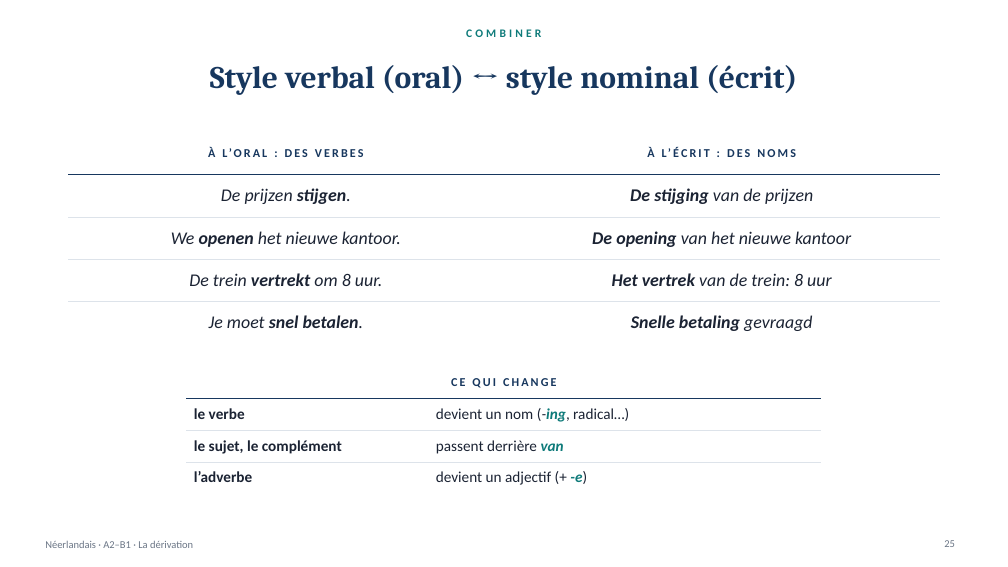
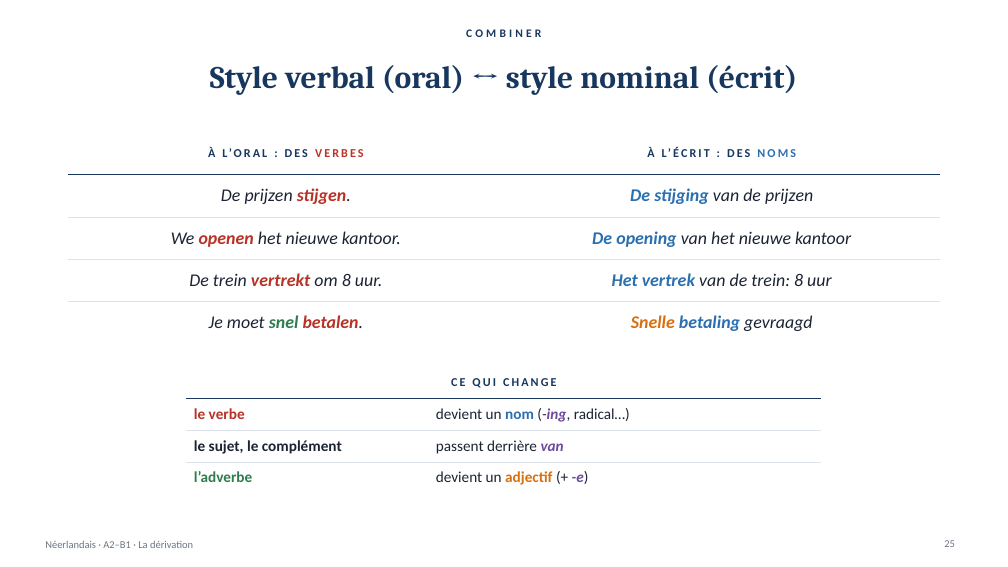
Before and after one commit to ajouniaux/talenleren, a slide deck: slide 25 of neerlandais1/powerpoints/Afleiding_La_derivation.pptx. Drawn at 1008x567 pixels with LibreOffice and Linux fonts; fonts in the diff are those of the drawing. Boxes give left, top, right and bottom in pixels: in the first picture for what was removed or moved away, otherwise in the second. Text is boxed around its words. In the diff, an @@ line names an element or a change of style, - is before the commit and + after.

```diff
--- a/neerlandais1/powerpoints/Afleiding_La_derivation.pptx
+++ b/neerlandais1/powerpoints/Afleiding_La_derivation.pptx
@@ text "COMBINER" at (x1=466, y1=29, x2=541, y2=37): text colour #0F7B7A to #17375E @@
@@ table at (x1=68, y1=132, x2=939, y2=335) @@
@@ text colour #17375E to #B83227 in "VERBES" @@
@@ text colour #17375E to #2A6FB0 in "NOMS" @@
@@ text colour #1B2333 to #B83227 in "stijgen.", "openen", "vertrekt", "betalen." @@
@@ text colour #1B2333 to #2A6FB0 in "De stijging", "De opening", "Het vertrek", "betaling" @@
@@ text colour #1B2333 to #2E7D4F in "snel" @@
@@ text colour #1B2333 to #D9700F in "Snelle" @@
@@ table at (x1=186, y1=367, x2=821, y2=489) @@
@@ text colour #1B2333 to #B83227 in "le verbe" @@
@@ text colour #1B2333 to #2A6FB0 in "nom" @@
@@ text colour #0F7B7A to #6E4A9E in "(-ing,", "van", "-e)" @@
@@ bold on in "nom", "adjectif" @@
@@ text colour #1B2333 to #2E7D4F in "l’adverbe" @@
@@ text colour #1B2333 to #D9700F in "adjectif" @@
```
Also in this commit, not shown: 53 other slides changed, 3 other files.
